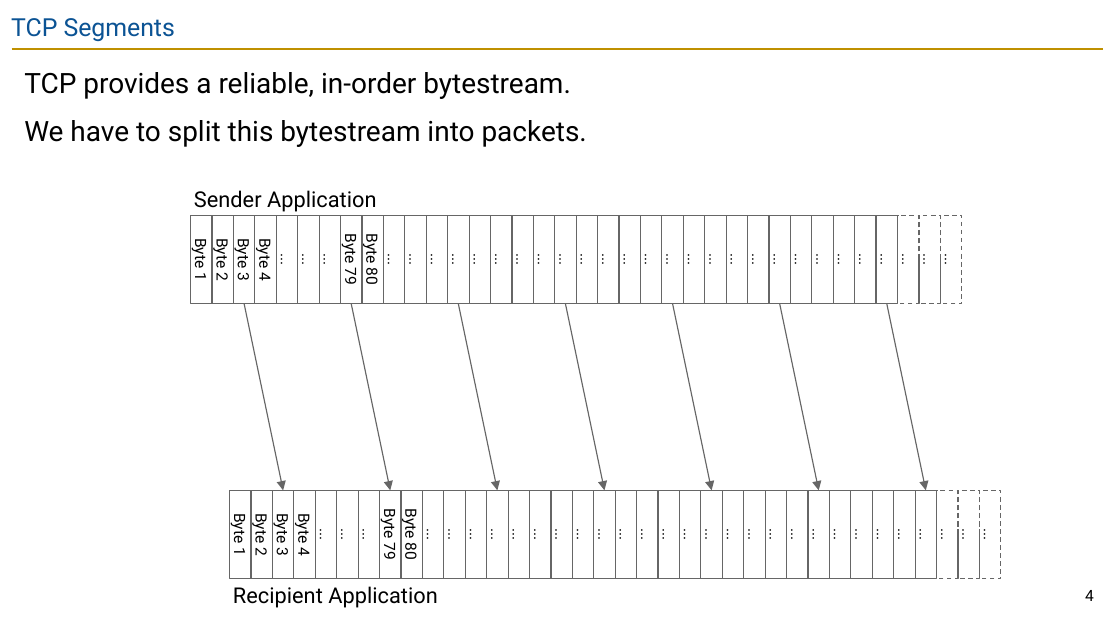
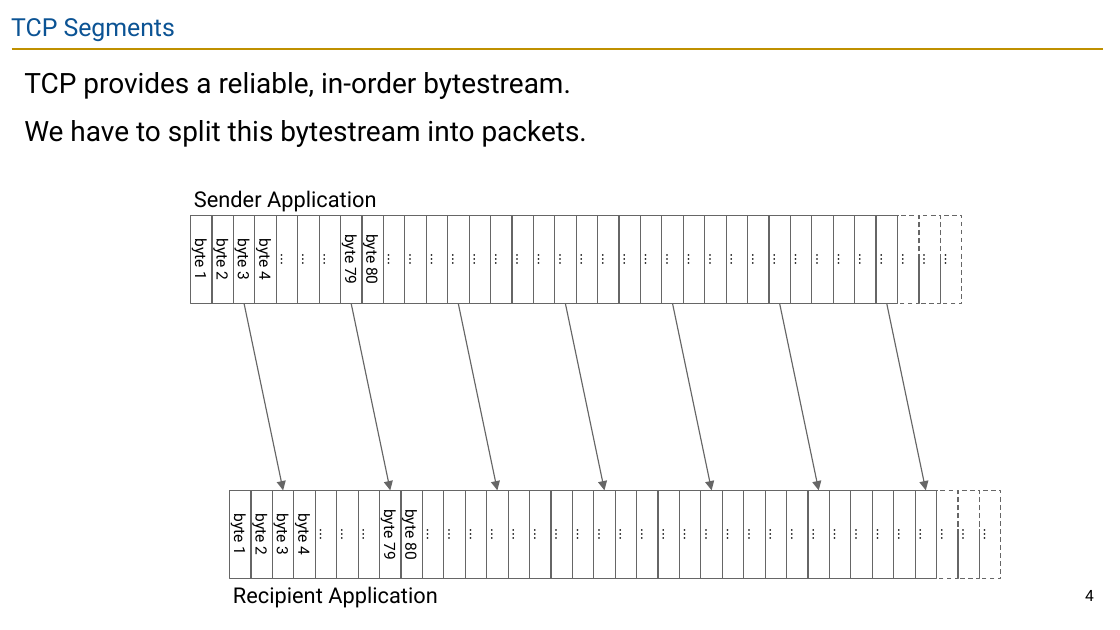
Before and after one commit to guhofstra/CSC175Sp26, a slide deck: slide 4 of PPTs/Lecture 11 - TCP Implementation.pptx. Drawn at 1120x630 pixels with LibreOffice and Linux fonts; fonts in the diff are those of the drawing. Boxes give left, top, right and bottom in pixels: in the first picture for what was removed or moved away, otherwise in the second. Text is boxed around its words. In the diff, an @@ line names an element or a change of style, - is before the commit and + after.

```diff
--- a/PPTs/Lecture 11 - TCP Implementation.pptx
+++ b/PPTs/Lecture 11 - TCP Implementation.pptx
@@ text in rectangle at [341,236,361,283]: text changed @@
-Byte 79
+byte 79
@@ text in rectangle at [362,236,382,284]: text changed @@
-Byte 80
+byte 80
@@ text in rectangle at [191,241,211,277]: text changed @@
-Byte 1
+byte 1
@@ text in rectangle at [212,241,232,281]: text changed @@
-Byte 2
+byte 2
@@ text in rectangle at [234,241,254,279]: text changed @@
-Byte 3
+byte 3
@@ text in rectangle at [255,241,275,280]: text changed @@
-Byte 4
+byte 4
@@ text in rectangle at [230,516,250,552]: text changed @@
-Byte 1
+byte 1
@@ text in rectangle at [251,516,271,556]: text changed @@
-Byte 2
+byte 2
@@ text in rectangle at [273,516,293,554]: text changed @@
-Byte 3
+byte 3
@@ text in rectangle at [294,516,314,555]: text changed @@
-Byte 4
+byte 4
@@ text in rectangle at [380,511,400,559]: text changed @@
-Byte 79
+byte 79
@@ text in rectangle at [401,511,421,559]: text changed @@
-Byte 80
+byte 80
```
Also in this commit, not shown: 8 other slides changed, 7 slides added, 13 other files.
